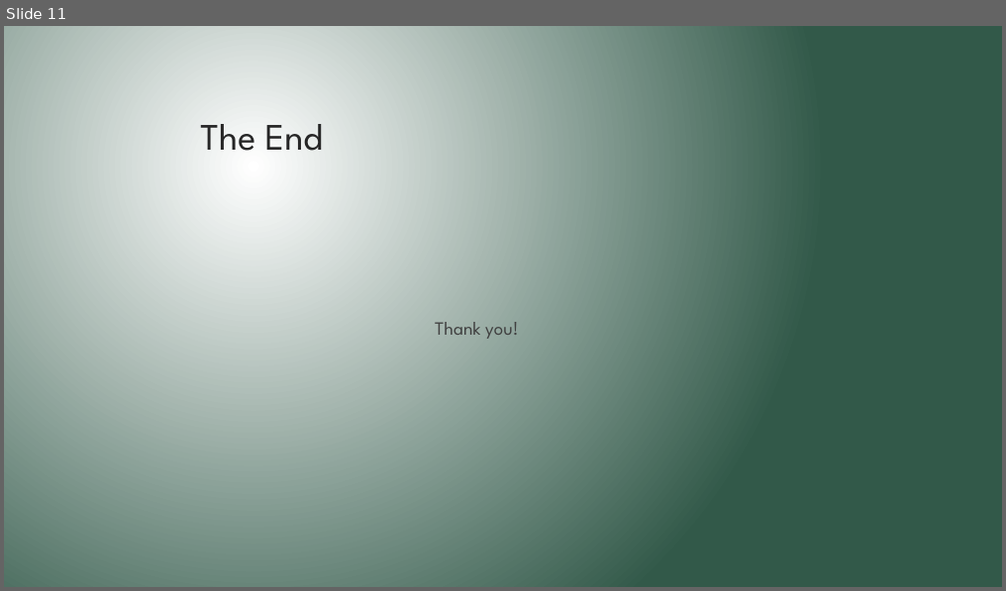
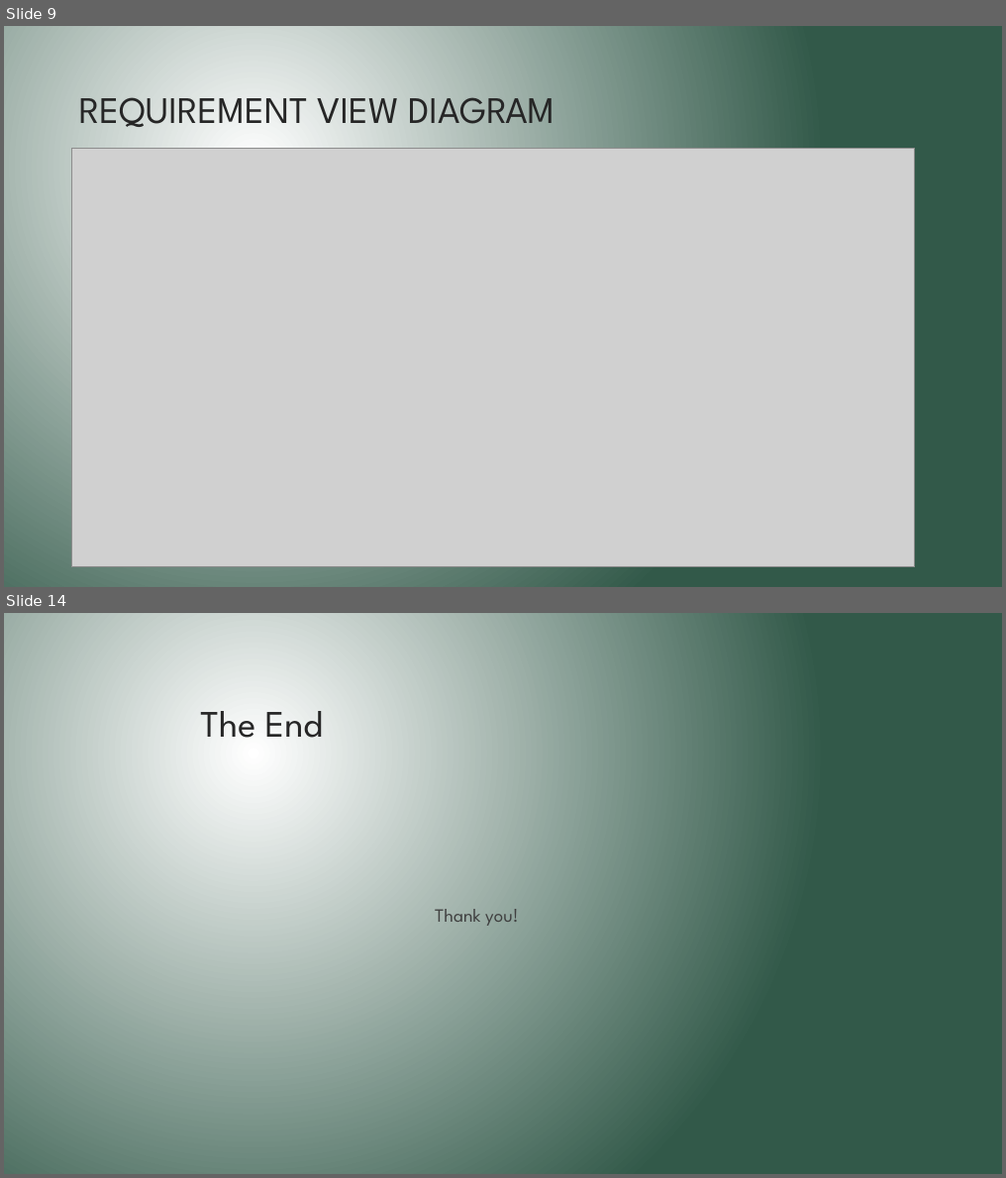
Before and after one commit to cameronmcphie/431FinalProject, a slide deck: documentation/431 Final Project.pptx. Shown one above the other, each under a label of ours: slide 11 before the commit, slides 9 and 14 after it; the slides between them are not shown. The pictures are 1006x591 and 1006x1178 pixels, drawn with LibreOffice and Linux fonts; fonts in the diff are those of the drawing; grey boxes stand for pictures. Boxes give left, top, right and bottom in pixels: in the first picture for what was removed or moved away, otherwise in the second. Text is boxed around its words. In the diff, an @@ line names an element or a change of style, - is before the commit and + after.

```diff
--- a/documentation/431 Final Project.pptx
+++ b/documentation/431 Final Project.pptx
@@ slide 9 added at (x1=4, y1=26, x2=1002, y2=587), background gradient #FFFFFF to #325949 @@
@@ title added at (x1=79, y1=97, x2=554, y2=127), 36 pt, text #262626 @@
+REQUIREMENT VIEW DIAGRAM
@@ picture added at (x1=71, y1=148, x2=915, y2=568) @@
@@ what was slide 11 is now slide 14 @@
```
Also in this commit, not shown: 4 slides changed, 4 other slides added, 2 slides removed, 6 other files.
